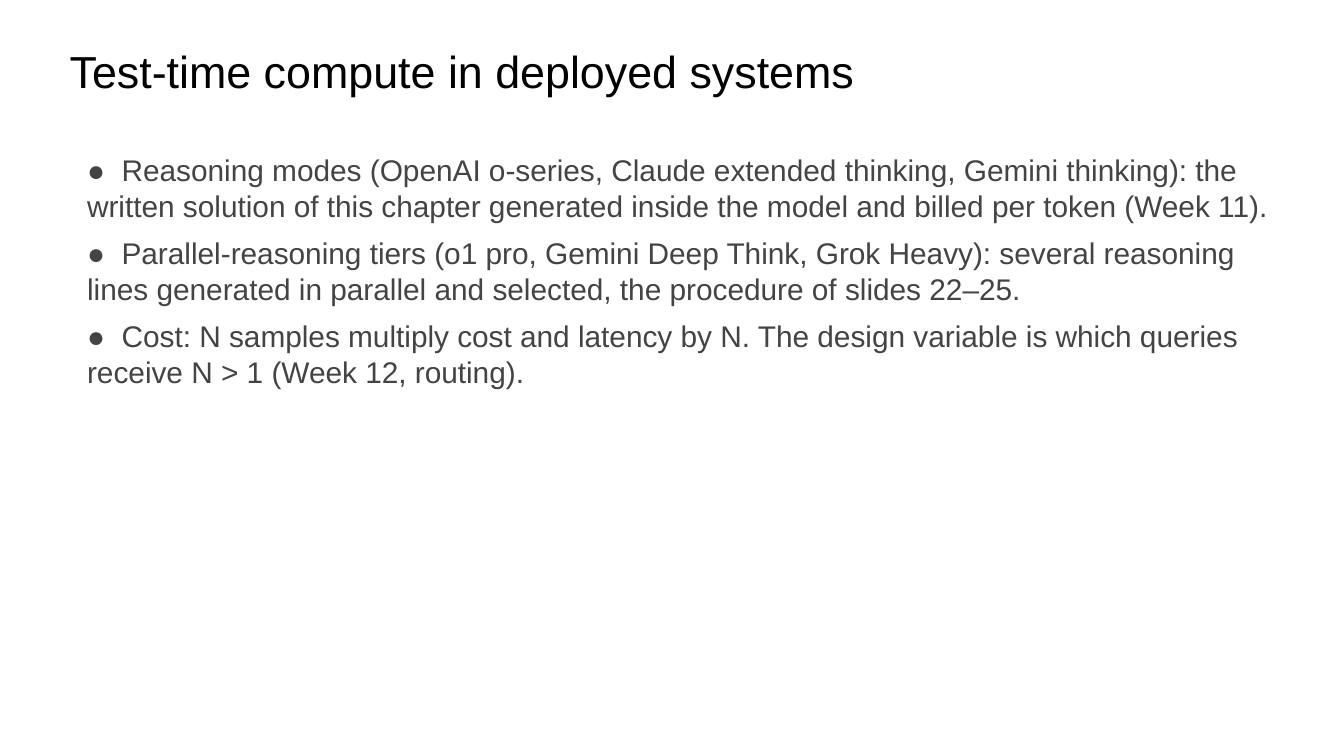
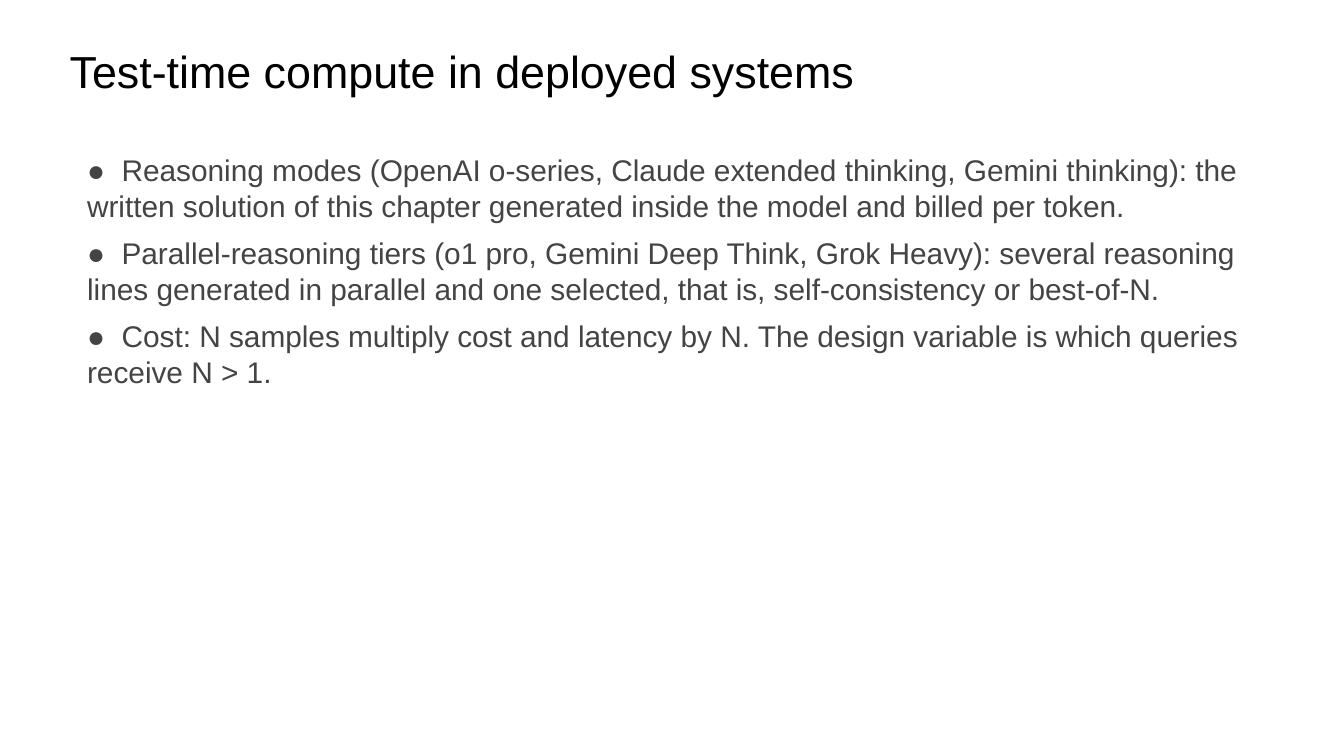
Before and after one commit to ralbu85/stml_2026, a slide deck: slide 29 of lectures/week02/slides-draft-w2.pptx. Drawn at 1344x756 pixels with LibreOffice and Linux fonts; fonts in the diff are those of the drawing. Boxes give left, top, right and bottom in pixels: in the first picture for what was removed or moved away, otherwise in the second. Text is boxed around its words. In the diff, an @@ line names an element or a change of style, - is before the commit and + after.

```diff
--- a/lectures/week02/slides-draft-w2.pptx
+++ b/lectures/week02/slides-draft-w2.pptx
@@ text at box(87, 159, 1238, 384): text changed @@
-● Reasoning modes (OpenAI o-series, Claude extended thinking, Gemini thinking): the written solution of this chapter generated inside the model and billed per token (Week 11).
-● Parallel-reasoning tiers (o1 pro, Gemini Deep Think, Grok Heavy): several reasoning lines generated in parallel and selected, the procedure of slides 22–25.
-● Cost: N samples multiply cost and latency by N. The design variable is which queries receive N > 1 (Week 12, routing).
+● Reasoning modes (OpenAI o-series, Claude extended thinking, Gemini thinking): the written solution of this chapter generated inside the model and billed per token.
+● Parallel-reasoning tiers (o1 pro, Gemini Deep Think, Grok Heavy): several reasoning lines generated in parallel and one selected, that is, self-consistency or best-of-N.
+● Cost: N samples multiply cost and latency by N. The design variable is which queries receive N > 1.
```
Also in this commit, not shown: 14 other slides changed, 1 other file.
